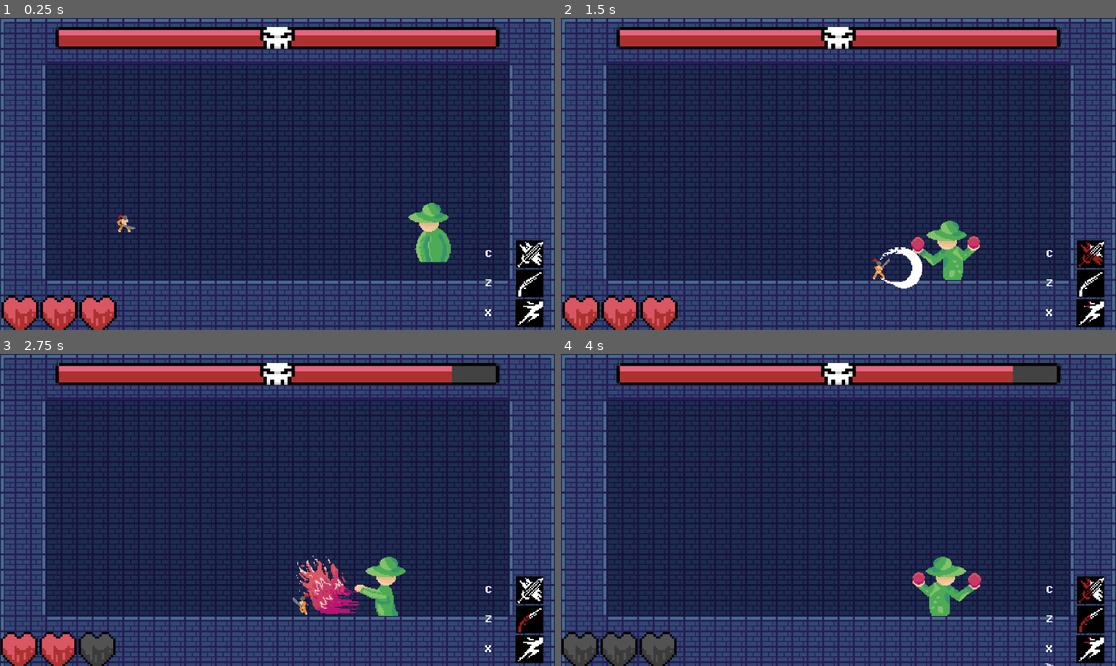
Above: before the commit, frames 1-4 (two rows, left to right).
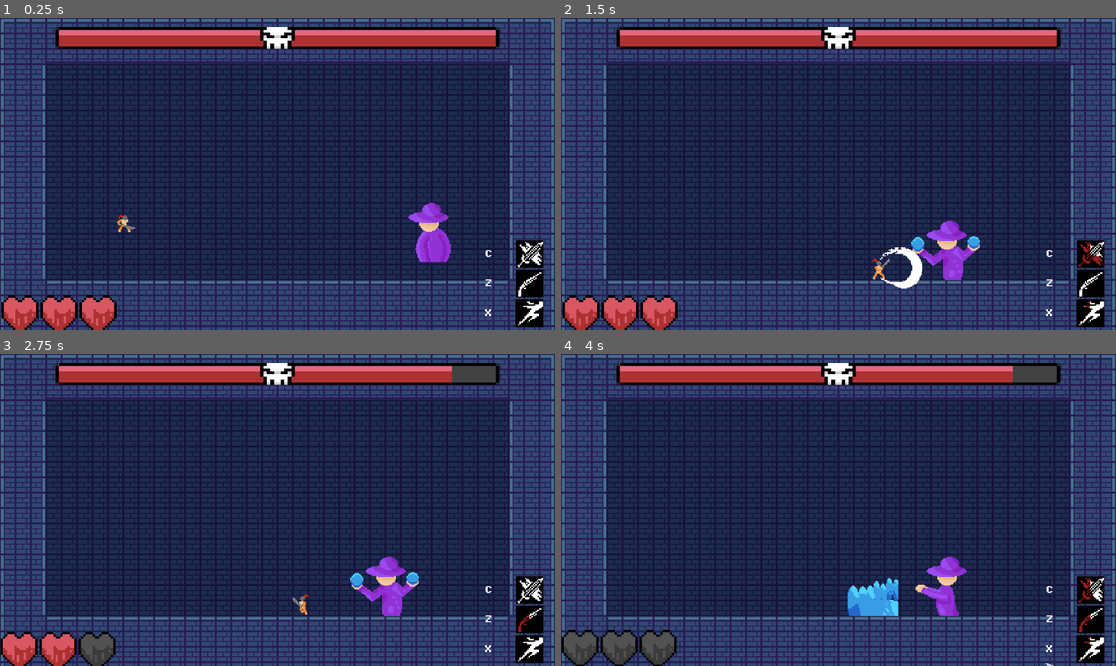
Above: after the commit, the same moments.

Repository: PjotrNik/shefjam
Game: Godot game, scene res://scenes/phase_1_map.tscn
Same seed, same stepped clock (60 frames per second), same inputs: the game is played once before the commit and once after it. This scene is started directly instead of the project's main scene.
Inputs:
- Up to frame 1 (0.25 s): no input
- Up to frame 2 (1.5 s): hold Right (move_right) from 0.53 s (still down); tap X (dash) at 0.6 s; tap Up (jump) at 0.77 s; tap C (melee_attack) at 1.35 s
- Up to frame 3 (2.75 s): tap Up (jump) at 1.52 s; release Right (move_right) at 2.03 s; hold Left (move_left) from 2.03 s (still down); tap Z (ranged_attack) at 2.1 s
- Up to frame 4 (4 s): release Left (move_left) at 2.78 s; hold Right (move_right) from 2.78 s (still down); tap X (dash) at 2.85 s; tap Up (jump) at 3.02, 3.77 s; tap C (melee_attack) at 3.6 s

The runs differ from the first frame. In frame 1, 0.9% of the frame differs, in the area x 73-82%, y 59-79%; in frame 2, 1.0%; in frame 3, 2.2%; in frame 4, 2.6%, in the area x 0-76%, y 64-100%.

Commit message:
Fixed bugs with eyes attack and added water attack

Diff:
--- a/boss.tscn
+++ b/boss.tscn
@@ -27,6 +27,7 @@
 [ext_resource type="Script" uid="uid://doo5lp4ya6bj0" path="res://move_to_centre.gd" id="25_ppmbc"]
 [ext_resource type="Script" uid="uid://ixa3vurlfg4j" path="res://boss_hang.gd" id="26_kw08n"]
 [ext_resource type="Script" uid="uid://c31ejw73ck7gl" path="res://boss_eyes_phase_3.gd" id="27_rdfxm"]
+[ext_resource type="Script" uid="uid://cnuxk46fymksg" path="res://boss_water_phase_3.gd" id="28_cm1kr"]
 
 [sub_resource type="CapsuleShape2D" id="CapsuleShape2D_ef0k6"]
 radius = 38.0
@@ -245,13 +246,27 @@
 script = ExtResource("27_rdfxm")
 
 [node name="windup" type="Timer" parent="State_Machine/Boss_eyes_phase3"]
+one_shot = true
 
 [node name="delay" type="Timer" parent="State_Machine/Boss_eyes_phase3"]
+one_shot = true
 
 [node name="attack_delay" type="Timer" parent="State_Machine/Boss_eyes_phase3"]
 wait_time = 0.4
+one_shot = true
 
 [node name="Boss_water_phase3" type="Node" parent="State_Machine"]
+script = ExtResource("28_cm1kr")
+
+[node name="windup" type="Timer" parent="State_Machine/Boss_water_phase3"]
+one_shot = true
+
+[node name="delay" type="Timer" parent="State_Machine/Boss_water_phase3"]
+one_shot = true
+
+[node name="attack_delay" type="Timer" parent="State_Machine/Boss_water_phase3"]
+wait_time = 0.4
+one_shot = true
 
 [node name="Boss_fire_phase3" type="Node" parent="State_Machine"]
 
@@ -291,5 +306,8 @@
 [connection signal="timeout" from="State_Machine/Boss_eyes_phase3/windup" to="State_Machine/Boss_eyes_phase3" method="_on_windup_timeout"]
 [connection signal="timeout" from="State_Machine/Boss_eyes_phase3/delay" to="State_Machine/Boss_eyes_phase3" method="_on_delay_timeout"]
 [connection signal="timeout" from="State_Machine/Boss_eyes_phase3/attack_delay" to="State_Machine/Boss_eyes_phase3" method="_on_attack_delay_timeout"]
+[connection signal="timeout" from="State_Machine/Boss_water_phase3/windup" to="State_Machine/Boss_water_phase3" method="_on_windup_timeout"]
+[connection signal="timeout" from="State_Machine/Boss_water_phase3/delay" to="State_Machine/Boss_water_phase3" method="_on_delay_timeout"]
+[connection signal="timeout" from="State_Machine/Boss_water_phase3/attack_delay" to="State_Machine/Boss_water_phase3" method="_on_attack_delay_timeout"]
 [connection signal="area_entered" from="Hitbox" to="HealthManager" method="_on_hitbox_area_entered"]
 [connection signal="timeout" from="PhaseFlashTimer" to="." method="_on_phase_flash_timer_timeout"]
--- a/boss_eyes_phase_3.gd
+++ b/boss_eyes_phase_3.gd
@@ -5,7 +5,7 @@
 var count = 0
 
 func Exit():
-	pass
+	count = 0
 
 func Enter():
 	$windup.start()
@@ -21,6 +21,7 @@
 #before lob
 func _on_windup_timeout():
 	$attack_delay.start()
+	$"../..".change_sprites($"../..".get_phase(),"attack")
 
 #after lob
 func _on_delay_timeout():
@@ -39,7 +40,6 @@
 		var peak_y = rng.randi_range(500,1000)
 		instance.top_arc_pos = Vector2(peak_x,peak_y)
 		$"../..".add_child.call_deferred(instance)
-		$"../..".change_sprites($"../..".get_phase(),"attack")
 		$attack_delay.start()
 	else:
 		$delay.start()
--- /dev/null
+++ b/boss_water_phase_3.gd
@@ -0,0 +1,50 @@
+extends State
+class_name Boss_water_phase3
+var wave = preload("res://scenes/shockwave.tscn")
+var rng
+var count = 0
+
+func Exit():
+	count = 0
+
+func Enter():
+	$windup.start()
+	$"../..".change_sprites($"../..".get_phase(),"water")
+
+func Update(_delta: float):
+	pass
+
+func Physics_Update(_delta: float):
+	pass
+
+func _on_windup_timeout():
+	$"../..".change_sprites($"../..".get_phase(),"attack")
+	$attack_delay.start()
+
+func _on_delay_timeout():
+	Transitioned.emit(self, "Boss_Hang")
+
+func _on_attack_delay_timeout():
+	if count < 8:
+		count += 1
+
+		var wave = wave.instantiate()
+		var start_pos : Vector2
+
+		if count % 2 == 0:
+			start_pos.x = 1000
+			wave.direction_right = false
+		else:
+			start_pos.x = 150
+			wave.direction_right = true
+
+		rng = RandomNumberGenerator.new()
+		start_pos.y = rng.randi_range(150,500)
+		wave.set_start_pos(start_pos)
+
+
+		get_tree().root.add_child(wave)
+
+		$attack_delay.start()
+	else:
+		$delay.start()
--- a/scripts/boss.gd
+++ b/scripts/boss.gd
@@ -5,7 +5,7 @@
 var current_speed = 0
 var direction = 0
 var base_sprite_modulate : Color
-var phase = 2
+var phase = 1
 var flash_count = 0
 var floating = false
 
Not shown: 1 places in boss.tscn that only renumber resources
Not shown, added: boss_water_phase_3.gd.uid
